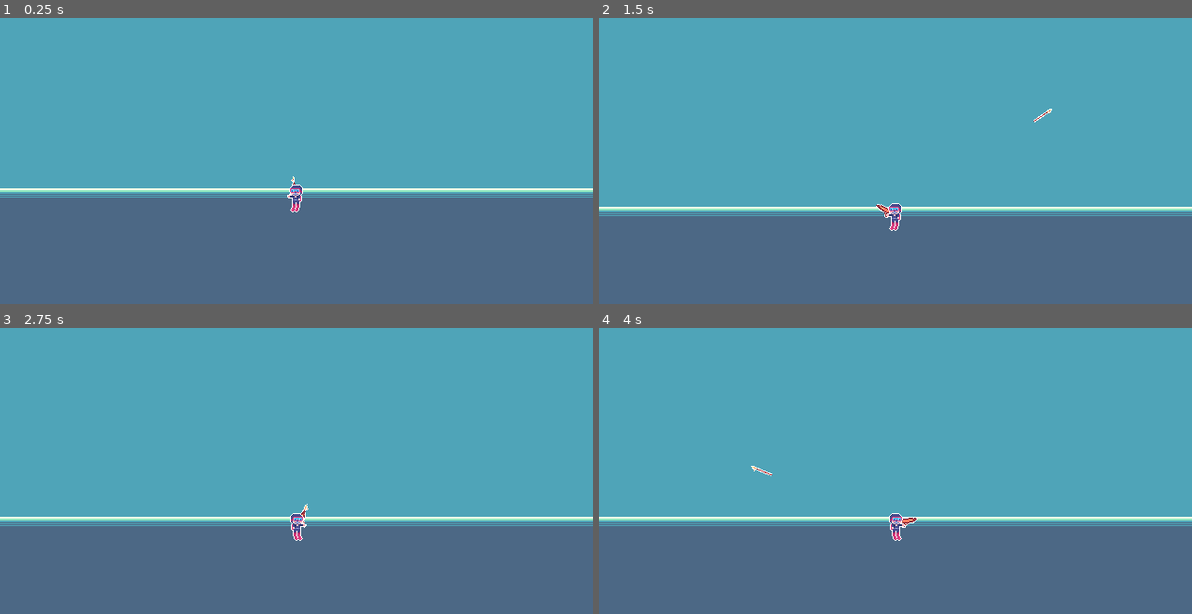
Above: before the commit, frames 1-4 (two rows, left to right).
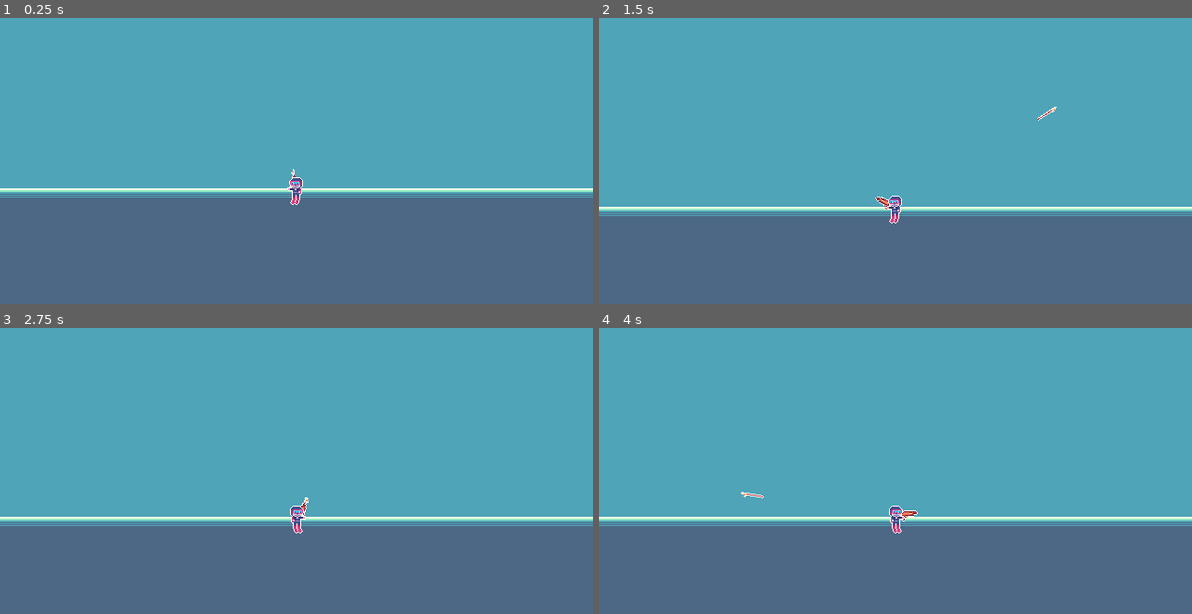
Above: after the commit, the same moments.

Repository: SeenicRoot/spearfishing-game
Game: Godot game, scene res://main.tscn
Same seed, same stepped clock (60 frames per second), same inputs: the game is played once before the commit and once after it.
Inputs (mouse positions are in pixels of both pictures, inside the frame that each line leads up to):
- Up to frame 1 (0.25 s): no input
- Up to frame 2 (1.5 s): move the mouse to (1025, 120) at 0.52 s; press the mouse at (1025, 120) at 0.53 s; hold Right (ui_right) 0.53-1.28 s; tap Enter at 1.25 s; move the mouse to (776, 155) at 1.27 s; release the mouse at (776, 155) at 1.28 s; hold Down (ui_down) from 1.28 s (still down); click (776, 155) at 1.35 s
- Up to frame 3 (2.75 s): move the mouse to (355, 373) at 2.02 s; release Down (ui_down) at 2.03 s; press the mouse at (355, 373) at 2.03 s; hold Right (ui_right) from 2.03 s (still down)
- Up to frame 4 (4 s): tap Space (accelerate) at 2.75 s; move the mouse to (865, 513) at 2.77 s; release Right (ui_right) at 2.78 s; release the mouse at (865, 513) at 2.78 s; hold Space (accelerate) 2.78-3.53 s; click (865, 513) at 2.85 s; move the mouse to (1073, 496) at 3.52 s; press the mouse at (1073, 496) at 3.53 s; hold Left (ui_left) from 3.53 s (still down)

The runs differ from the first frame. In frame 1, 0.2% of the frame differs, in the area x 48-52%, y 52-68%; in frame 2, 0.4%; in frame 3, 0.3%; in frame 4, 0.4%, in the area x 23-54%, y 48-75%.

Commit message:
Fix bug with player

Diff:
--- a/player/player.gd
+++ b/player/player.gd
@@ -9,7 +9,6 @@
 @export var max_velocity: float = 150.0
 
 var is_accelerating: bool = false
-var mouse_position: Vector2 = Vector2.ZERO
 var harpoon_ready: bool = true
 var flipped: bool = false
 var can_rotate_sprite: bool = true
@@ -24,8 +23,6 @@
 
 
 func _unhandled_input(event: InputEvent) -> void:
-	if event is InputEventMouseMotion:
-		mouse_position = get_global_mouse_position()
 	if event.is_action("accelerate"):
 		is_accelerating = event.is_pressed()
 	if event.is_action_pressed("shoot"):
@@ -34,6 +31,7 @@
 
 
 func _physics_process(delta: float) -> void:
+	var mouse_position := get_global_mouse_position()
 	var direction := (mouse_position - global_position).normalized()
 
 	# decelerate
--- a/player/player.tscn
+++ b/player/player.tscn
@@ -43,8 +43,10 @@
 }
 
 [sub_resource type="CircleShape2D" id="CircleShape2D_p2o5f"]
+radius = 6.0
 
 [node name="Player" type="CharacterBody2D"]
+z_index = 3
 script = ExtResource("1_yibih")
 acceleration = 125.0
 max_velocity = 100.0
@@ -61,7 +63,6 @@
 frame = 15
 
 [node name="CollisionShape2D" type="CollisionShape2D" parent="."]
-position = Vector2(1, -4)
 shape = SubResource("CircleShape2D_p2o5f")
 
 [node name="HarpoonLauncher" parent="." instance=ExtResource("3_ubeoq")]
